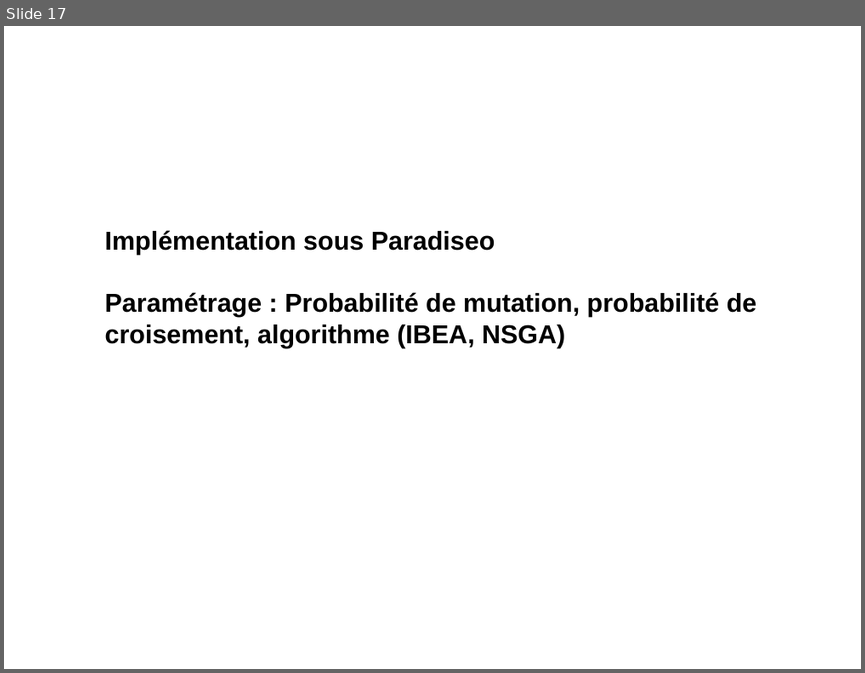
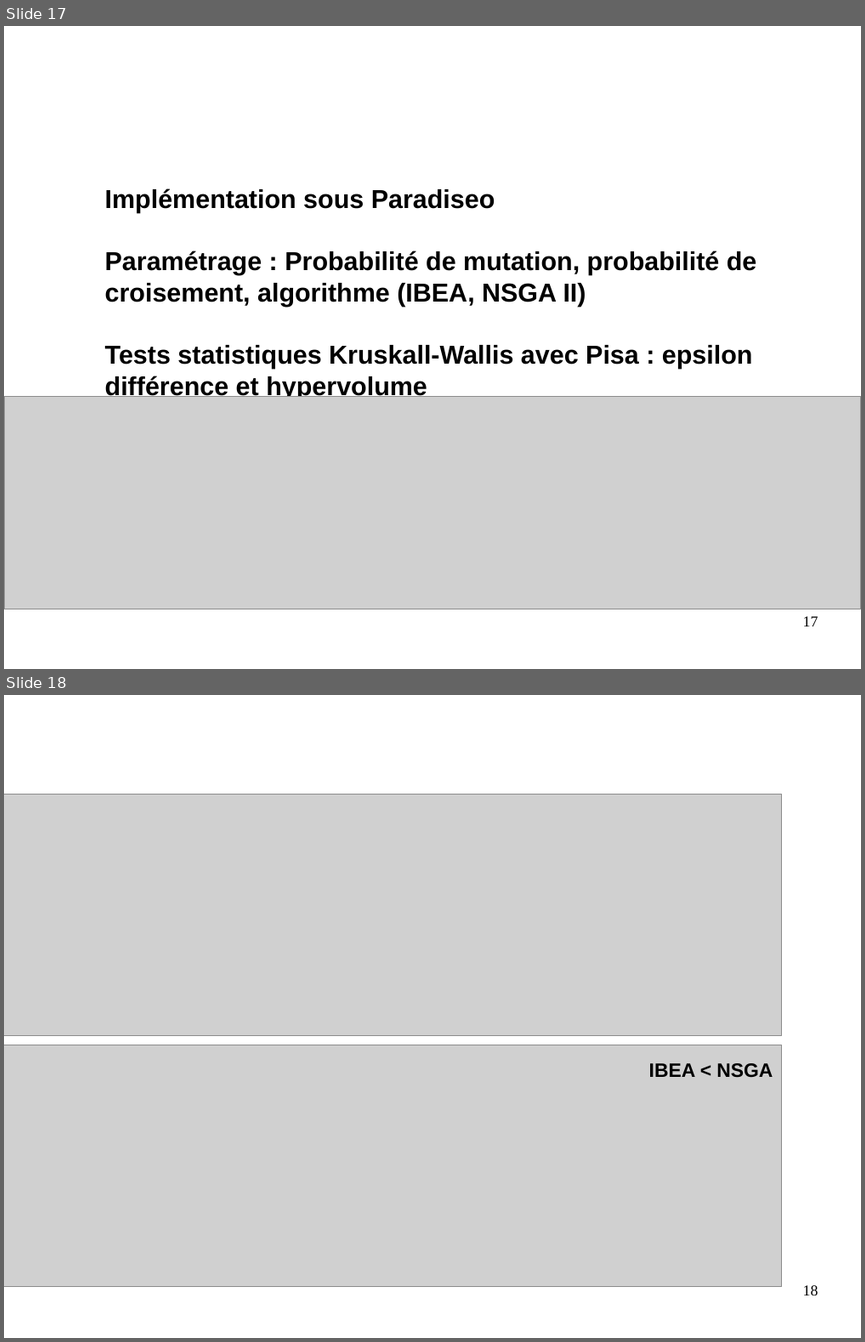
Before and after one commit to Tyboon/PFE, a slide deck: Presentation.odp. Shown one above the other, each under a label of ours: slide 17 before the commit, slides 17 and 18 after it. The pictures are 865x673 and 865x1342 pixels, drawn with LibreOffice and Linux fonts; fonts in the diff are those of the drawing; grey boxes stand for pictures; background and template pictures are left out. Boxes give left, top, right and bottom in pixels: in the first picture for what was removed or moved away, otherwise in the second. Text is boxed around its words. In the diff, an @@ line names an element or a change of style, - is before the commit and + after.

```diff
--- a/Presentation.odp
+++ b/Presentation.odp
@@ slide 18 added at <box>4,695,861,1338</box>, background #FFFFFF @@
@@ text added at <box>18,726,579,879</box>, 40 pt, text #FFFFFF, bold @@
+Résultats
@@ picture added at <box>4,794,782,1036</box> @@
@@ picture added at <box>4,1045,782,1287</box> @@
@@ text added at <box>649,1063,772,1077</box>, 18 pt, text #000000, bold @@
+IBEA < NSGA
@@ page number added at <box>803,1285,818,1295</box>, 14 pt, text #000000 @@
+18
@@ slide 17 changed as well @@
@@ text "Implémentation sous Paradiseo": place and size @@
-text "Implémentation sous Paradiseo" at <box>105,230,757,348</box>
+text "Implémentation sous Paradiseo" at <box>105,188,757,397</box>
@@ text at <box>105,250,757,397</box>: text changed @@
-Paramétrage : Probabilité de mutation, probabilité de croisement, algorithme (IBEA, NSGA)
+Paramétrage : Probabilité de mutation, probabilité de croisement, algorithme (IBEA, NSGA II)
+Tests statistiques Kruskall-Wallis avec Pisa : epsilon différence et hypervolume
@@ picture added at <box>4,396,861,609</box> @@
@@ page number added at <box>803,616,818,626</box>, 14 pt, text #000000 @@
+17
```
Also in this commit, not shown: 15 other slides changed, 3 other slides added, 3 slides removed, 1 other file.
